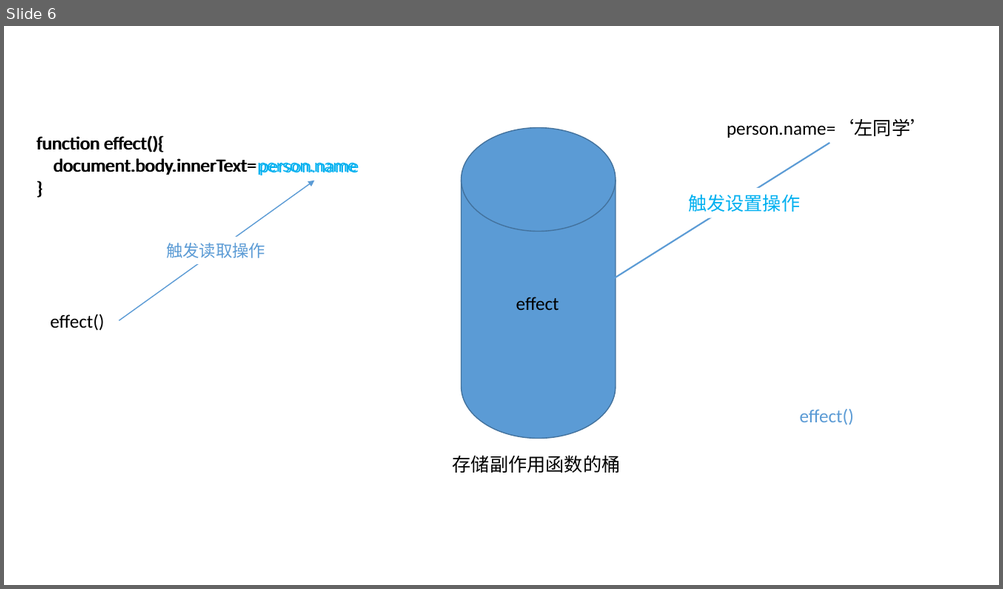
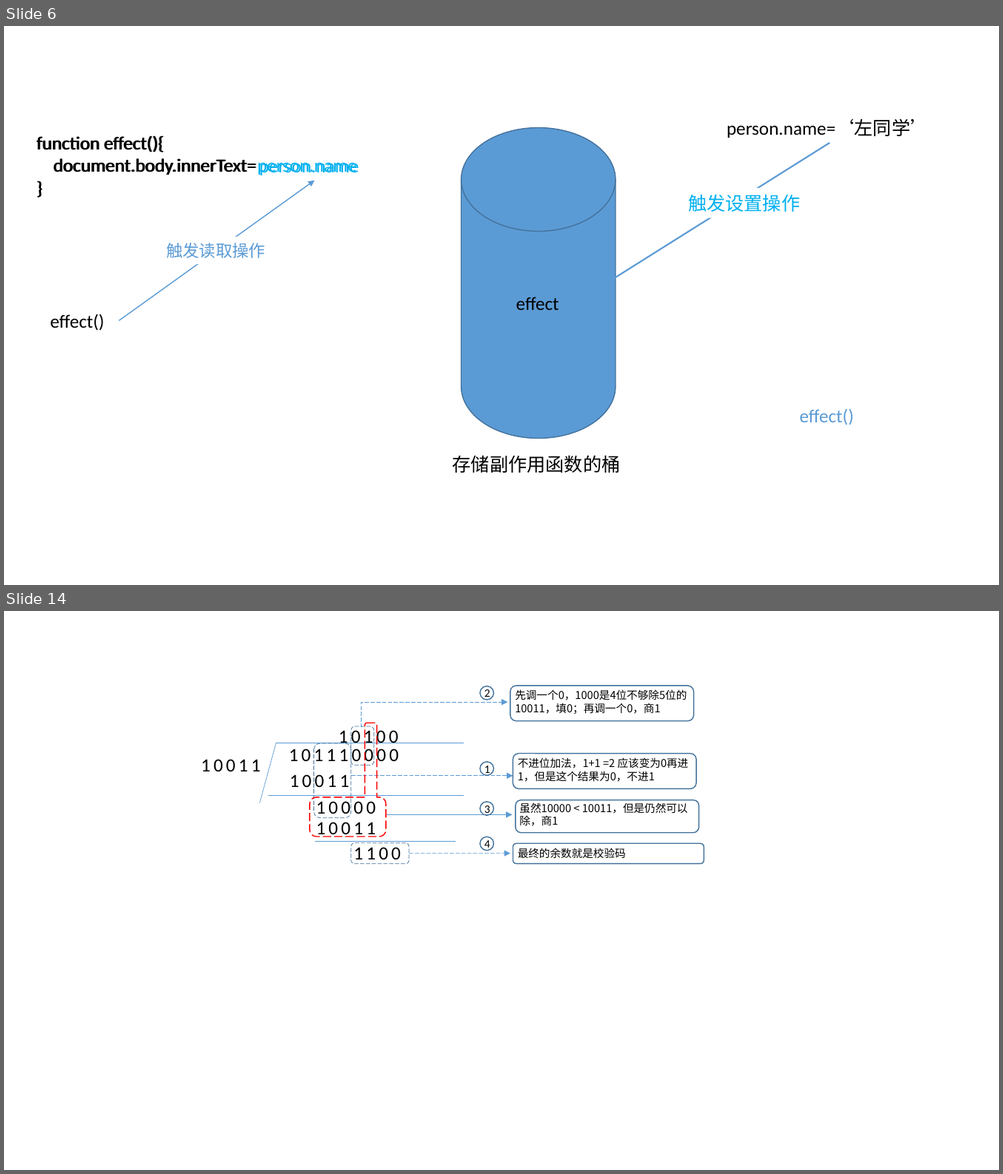
Before and after one commit to zuogl/zNote, a slide deck: img.pptx. Shown one above the other, each under a label of ours: slide 6 before the commit, slides 6 and 14 after it; the slides between them are not shown. The pictures are 1003x589 and 1003x1174 pixels, drawn with LibreOffice and Linux fonts; fonts in the diff are those of the drawing. Boxes give left, top, right and bottom in pixels: in the first picture for what was removed or moved away, otherwise in the second. Text is boxed around its words. In the diff, an @@ line names an element or a change of style, - is before the commit and + after.

```diff
--- a/img.pptx
+++ b/img.pptx
@@ slide 14 added at <box>4,611,999,1170</box>, background #FFFFFF @@
@@ ellipse added at <box>480,686,493,700</box>, outline #43739E 1 pt, 11 pt, text #000000 @@
+2
@@ rounded rectangle added at <box>510,686,694,721</box>, outline #43739E 1 pt @@
@@ text added at <box>515,689,686,714</box>, 10.5 pt, text #000000 @@
+先调一个0，1000是4位不够除5位的10011，填0；再调一个0，商1
@@ elbow arrow added from (362, 726) to (508, 702), #5B9BD5 0.5 pt dashed @@
@@ line added from (276, 743) to (260, 803), #5B9BD5 0.5 pt @@
@@ line added from (276, 743) to (464, 743), #5B9BD5 0.5 pt @@
@@ freeform shape added at <box>310,723,386,837</box>, outline #FF0000 1 pt dashed @@
@@ rounded rectangle added at <box>313,743,351,818</box>, outline #43739E 0.5 pt dashed @@
@@ text added at <box>338,728,398,748</box>, 18 pt, text #000000 @@
+10100
@@ rounded rectangle added at <box>351,726,374,766</box>, outline #43739E 0.5 pt dashed @@
@@ text added at <box>201,759,261,772</box>, 18 pt, text #000000 @@
+10011
@@ text added at <box>289,746,398,766</box>, 18 pt, text #000000 @@
+101110000
@@ ellipse added at <box>480,762,493,775</box>, outline #43739E 1 pt, 11 pt, text #000000 @@
+1
@@ rounded rectangle added at <box>513,754,697,789</box>, outline #43739E 1 pt @@
@@ text added at <box>518,758,688,782</box>, 10.5 pt, text #000000 @@
+不进位加法，1+1 =2 应该变为0再进1，但是这个结果为0，不进1
@@ text added at <box>290,772,350,792</box>, 18 pt, text #000000 @@
+10011
@@ arrow added from (351, 776) to (513, 776), #5B9BD5 0.5 pt dashed @@
@@ line added from (268, 795) to (464, 795), #5B9BD5 0.5 pt @@
@@ text added at <box>316,798,376,818</box>, 18 pt, text #000000 @@
+10000
@@ ellipse added at <box>480,802,493,815</box>, outline #43739E 1 pt, 11 pt, text #000000 @@
+3
@@ rounded rectangle added at <box>515,800,699,833</box>, outline #43739E 1 pt @@
@@ text added at <box>519,803,688,826</box>, 10.5 pt, text #000000 @@
+虽然10000 < 10011，但是仍然可以除，商1
@@ text added at <box>316,822,376,837</box>, 18 pt, text #000000 @@
+10011
@@ arrow added from (387, 815) to (512, 815), #5B9BD5 0.5 pt @@
@@ line added from (315, 842) to (455, 842), #5B9BD5 0.5 pt @@
@@ rounded rectangle added at <box>351,843,409,864</box>, outline #43739E 0.5 pt dashed @@
@@ text added at <box>353,847,401,864</box>, 18 pt, text #000000 @@
+1100
@@ arrow added from (409, 854) to (510, 854), #5B9BD5 0.5 pt dashed @@
@@ ellipse added at <box>480,837,493,851</box>, outline #43739E 1 pt, 11 pt, text #000000 @@
+4
@@ rounded rectangle added at <box>513,844,704,864</box>, outline #43739E 1 pt @@
@@ text added at <box>518,848,626,858</box>, 10.5 pt, text #000000 @@
+最终的余数就是校验码
```
Also in this commit, not shown: 3 slides changed, 16 other slides added, 42 other files.
